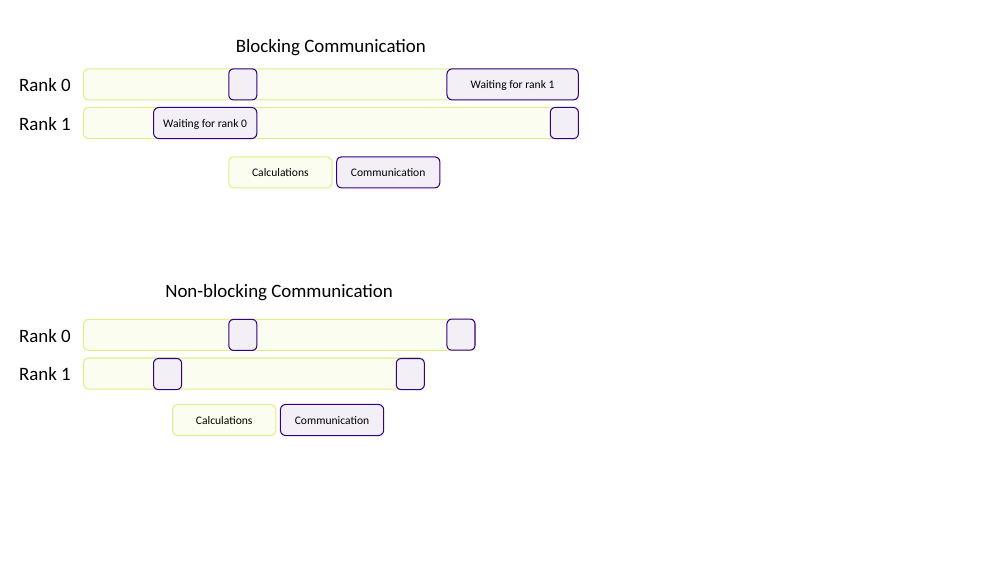
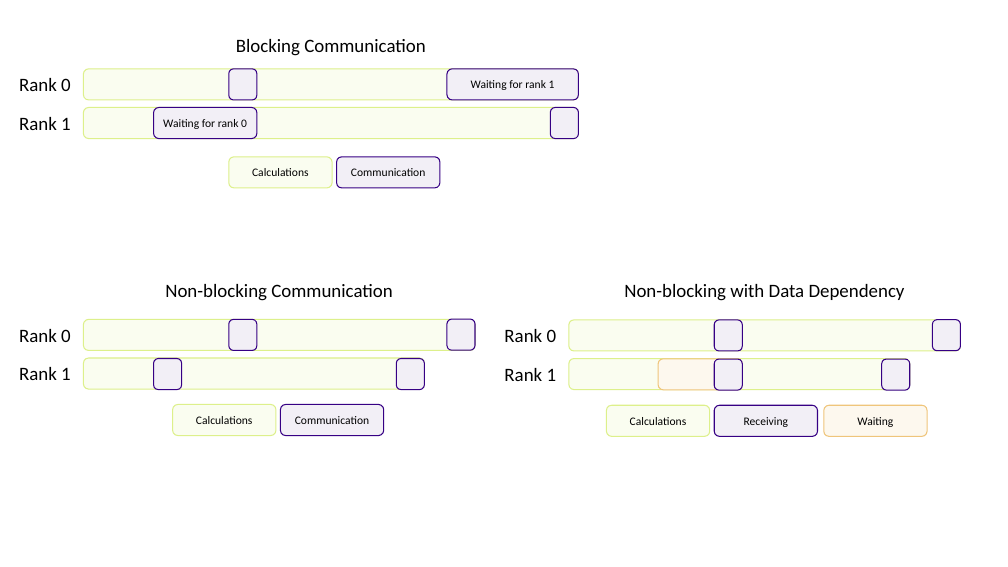
Before and after one commit to Southampton-RSG-Training/dirac-intro-to-mpi, a slide deck: slide 1 of files/communication_diagram.pptx. Drawn at 1008x567 pixels with LibreOffice and Linux fonts; fonts in the diff are those of the drawing. Boxes give left, top, right and bottom in pixels: in the first picture for what was removed or moved away, otherwise in the second. Text is boxed around its words. In the diff, an @@ line names an element or a change of style, - is before the commit and + after.

```diff
--- a/files/communication_diagram.pptx
+++ b/files/communication_diagram.pptx
@@ text added at <box>624,284,905,301</box>, 18 pt, text #000000 @@
+Non-blocking with Data Dependency
@@ text added at <box>504,329,557,342</box>, 18 pt, text #000000 @@
+Rank 0
@@ rounded rectangle added at <box>569,320,960,351</box>, fill #FAFDF0, outline #DDF08B 1 pt @@
@@ rounded rectangle added at <box>715,320,743,351</box>, fill #F2EFF6, outline #360084 1 pt @@
@@ rounded rectangle added at <box>932,320,960,351</box>, fill #F2EFF6, outline #360084 1 pt @@
@@ rounded rectangle added at <box>569,358,910,389</box>, fill #FAFDF0, outline #DDF08B 1 pt @@
@@ rounded rectangle added at <box>659,359,743,390</box>, fill #FDF8EE, outline #EFC57B 1 pt @@
@@ rounded rectangle added at <box>715,359,743,390</box>, fill #F2EFF6, outline #360084 1 pt @@
@@ rounded rectangle added at <box>882,359,910,390</box>, fill #F2EFF6, outline #360084 1 pt @@
@@ text added at <box>504,368,557,381</box>, 18 pt, text #000000 @@
+Rank 1
@@ rounded rectangle added at <box>606,405,710,436</box>, fill #FAFDF0, outline #DDF08B 1 pt, 11 pt, text #000000 @@
+Calculations
@@ rounded rectangle added at <box>715,405,818,436</box>, fill #F2EFF6, outline #360084 1 pt, 11 pt, text #000000 @@
+Receiving
@@ rounded rectangle added at <box>824,405,928,436</box>, fill #FDF8EE, outline #EFC57B 1 pt, 11 pt, text #000000 @@
+Waiting
```
Also in this commit, not shown: 1 other slide changed, 9 other files.
